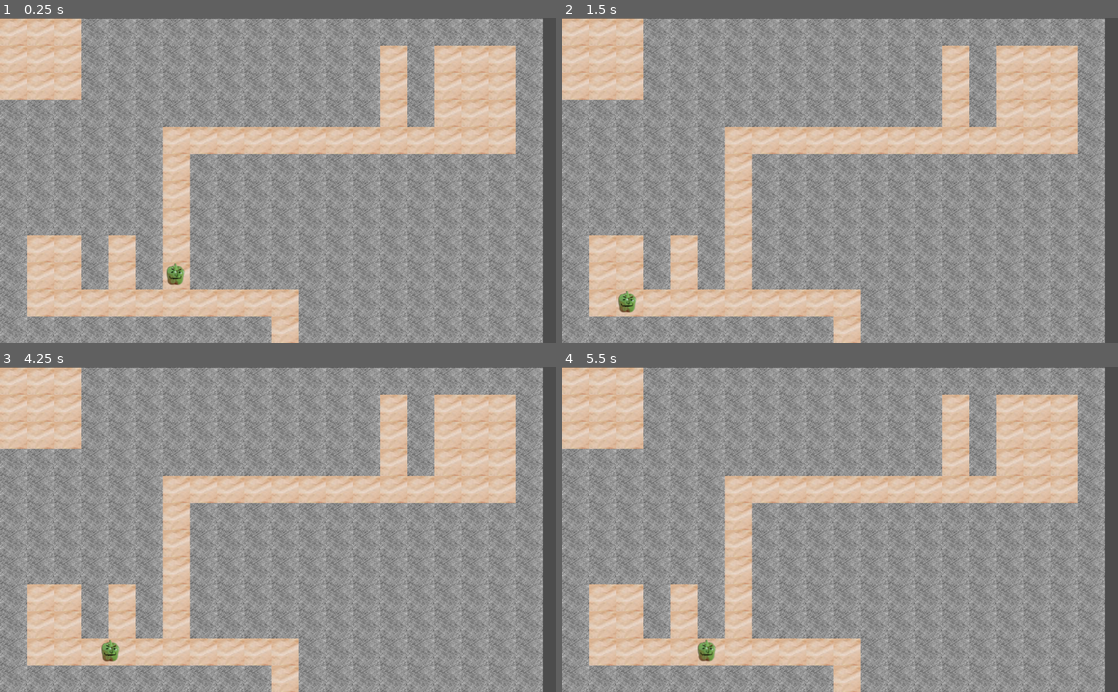
Above: before the commit, frames 1-4 (two rows, left to right).
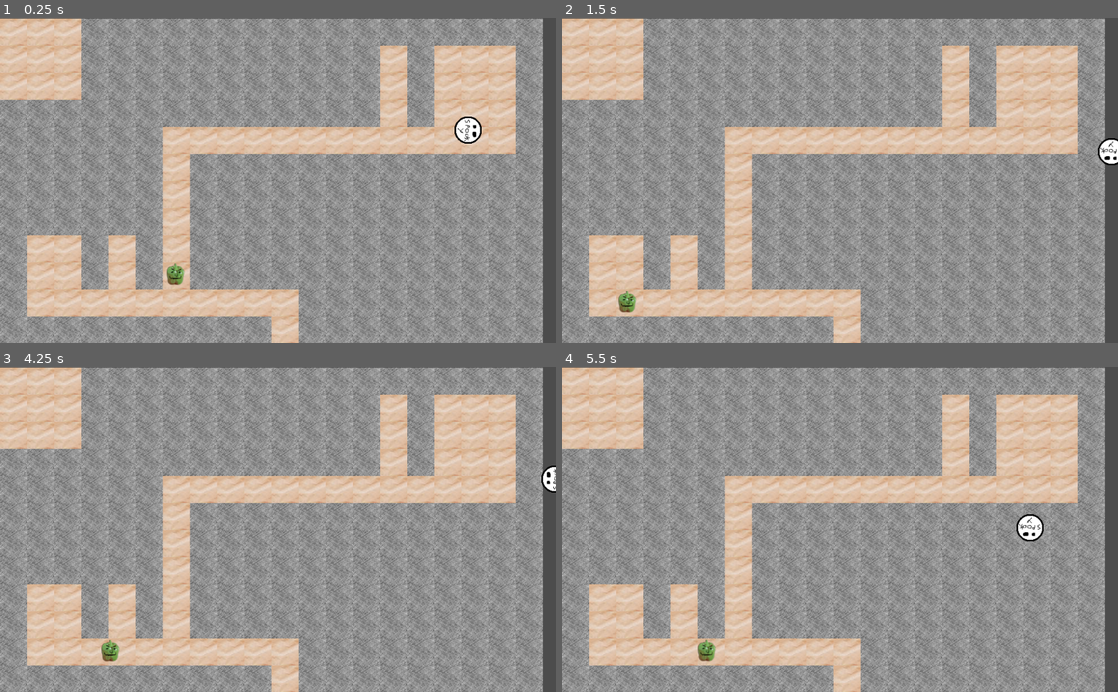
Above: after the commit, the same moments.

Repository: Solid-Squid-Contingent/LD-48
Game: Godot game, scene res://scenes/Main.tscn
Same seed, same stepped clock (60 frames per second), same inputs: the game is played once before the commit and once after it.
Inputs (mouse positions are in pixels of both pictures, inside the frame that each line leads up to):
- Up to frame 1 (0.25 s): no input
- Up to frame 2 (1.5 s): move the mouse to (962, 164) at 0.52 s; press the mouse at (962, 164) at 0.53 s; hold D (right, bound only after the commit) 0.53-1.28 s; move the mouse to (728, 196) at 1.27 s; release the mouse at (728, 196) at 1.28 s; hold S (down, bound only after the commit) from 1.28 s (still down); click (728, 196) at 1.35 s
- Up to frame 3 (4.25 s): move the mouse to (333, 458) at 2.02 s; release S (down, bound only after the commit) at 2.03 s; press the mouse at (333, 458) at 2.03 s; hold D (right, bound only after the commit) 2.03-2.78 s; move the mouse to (250, 594) at 2.77 s; release the mouse at (250, 594) at 2.78 s; hold W (up, bound only after the commit) 2.78-3.53 s; click (250, 594) at 2.85 s; move the mouse to (444, 578) at 3.52 s; press the mouse at (444, 578) at 3.53 s; hold A (left, bound only after the commit) from 3.53 s (still down)
- Up to frame 4 (5.5 s): move the mouse to (673, 480) at 4.27 s; release the mouse at (673, 480) at 4.28 s; click (673, 480) at 4.35 s; move the mouse to (867, 529) at 5.02 s; release A (left, bound only after the commit) at 5.03 s; press the mouse at (867, 529) at 5.03 s; hold S (down, bound only after the commit) from 5.03 s (still down)

The runs differ from the first frame. In frame 1, 0.3% of the frame differs, in the area x 81-87%, y 30-39%; in frame 2, 0.3%; in frame 3, 0.2%; in frame 4, 0.3%.

Commit message:
Add basic player

Diff:
--- a/project.godot
+++ b/project.godot
@@ -14,6 +14,34 @@
 run/main_scene="res://scenes/Main.tscn"
 config/icon="res://icon.png"
 
+[input]
+
+up={
+"deadzone": 0.5,
+"events": [ Object(InputEventKey,"resource_local_to_scene":false,"resource_name":"","device":0,"alt":false,"shift":false,"control":false,"meta":false,"command":false,"pressed":false,"scancode":87,"unicode":0,"echo":false,"script":null)
+ ]
+}
+down={
+"deadzone": 0.5,
+"events": [ Object(InputEventKey,"resource_local_to_scene":false,"resource_name":"","device":0,"alt":false,"shift":false,"control":false,"meta":false,"command":false,"pressed":false,"scancode":83,"unicode":0,"echo":false,"script":null)
+ ]
+}
+left={
+"deadzone": 0.5,
+"events": [ Object(InputEventKey,"resource_local_to_scene":false,"resource_name":"","device":0,"alt":false,"shift":false,"control":false,"meta":false,"command":false,"pressed":false,"scancode":65,"unicode":0,"echo":false,"script":null)
+ ]
+}
+right={
+"deadzone": 0.5,
+"events": [ Object(InputEventKey,"resource_local_to_scene":false,"resource_name":"","device":0,"alt":false,"shift":false,"control":false,"meta":false,"command":false,"pressed":false,"scancode":68,"unicode":0,"echo":false,"script":null)
+ ]
+}
+click={
+"deadzone": 0.5,
+"events": [ Object(InputEventMouseButton,"resource_local_to_scene":false,"resource_name":"","device":0,"alt":false,"shift":false,"control":false,"meta":false,"command":false,"button_mask":0,"position":Vector2( 0, 0 ),"global_position":Vector2( 0, 0 ),"factor":1.0,"button_index":1,"pressed":false,"doubleclick":false,"script":null)
+ ]
+}
+
 [physics]
 
 common/enable_pause_aware_picking=true
--- a/scenes/Main.tscn
+++ b/scenes/Main.tscn
@@ -1,8 +1,9 @@
-[gd_scene load_steps=6 format=2]
+[gd_scene load_steps=7 format=2]
 
 [ext_resource path="res://resources/path.png" type="Texture" id=1]
 [ext_resource path="res://resources/wall.png" type="Texture" id=2]
 [ext_resource path="res://scenes/Enemy.tscn" type="PackedScene" id=3]
+[ext_resource path="res://scenes/Player.tscn" type="PackedScene" id=4]
 
 [sub_resource type="ConvexPolygonShape2D" id=1]
 points = PoolVector2Array( 50, 50, 0, 50, 0, 0, 50, 0 )
@@ -62,3 +63,5 @@
 
 [node name="Enemy" parent="." instance=ExtResource( 3 )]
 position = Vector2( 323.896, 424.138 )
+
+[node name="Player" parent="." instance=ExtResource( 4 )]
--- /dev/null
+++ b/scenes/Player.tscn
@@ -0,0 +1,20 @@
+[gd_scene load_steps=4 format=2]
+
+[ext_resource path="res://resources/player.png" type="Texture" id=1]
+[ext_resource path="res://scripts/Player.gd" type="Script" id=2]
+
+[sub_resource type="CircleShape2D" id=3]
+radius = 25.7258
+
+[node name="Player" type="KinematicBody2D"]
+position = Vector2( 862.175, 206.922 )
+collision_layer = 0
+collision_mask = 0
+script = ExtResource( 2 )
+
+[node name="Sprite" type="Sprite" parent="."]
+rotation = 1.5708
+texture = ExtResource( 1 )
+
+[node name="CollisionShape2D" type="CollisionShape2D" parent="."]
+shape = SubResource( 3 )
--- /dev/null
+++ b/scripts/Player.gd
@@ -0,0 +1,38 @@
+extends KinematicBody2D
+
+var layout: TileMap
+export (int) var speed = 200
+
+var velocity = Vector2()
+
+func _ready():
+	layout = get_tree().get_nodes_in_group('Layout')[0]
+
+
+func positionInMap(pos):
+	return layout.world_to_map(layout.to_local(pos))
+
+func _input(event):
+	if event.is_action_pressed("click"):
+		var target = get_global_mouse_position()
+
+		if (target - global_position).length() < 100:
+			var index = positionInMap(target)
+			layout.set_cellv(index, 1 - layout.get_cellv(index))
+
+func get_input():
+	velocity = Vector2()
+	if Input.is_action_pressed("right"):
+		velocity.x += 1
+	if Input.is_action_pressed("left"):
+		velocity.x -= 1
+	if Input.is_action_pressed("down"):
+		velocity.y += 1
+	if Input.is_action_pressed("up"):
+		velocity.y -= 1
+	velocity = velocity.normalized() * speed
+
+func _physics_process(_delta):
+	get_input()
+	look_at(position + velocity)
+	velocity = move_and_slide(velocity)
Binary file added: resources/player.png
